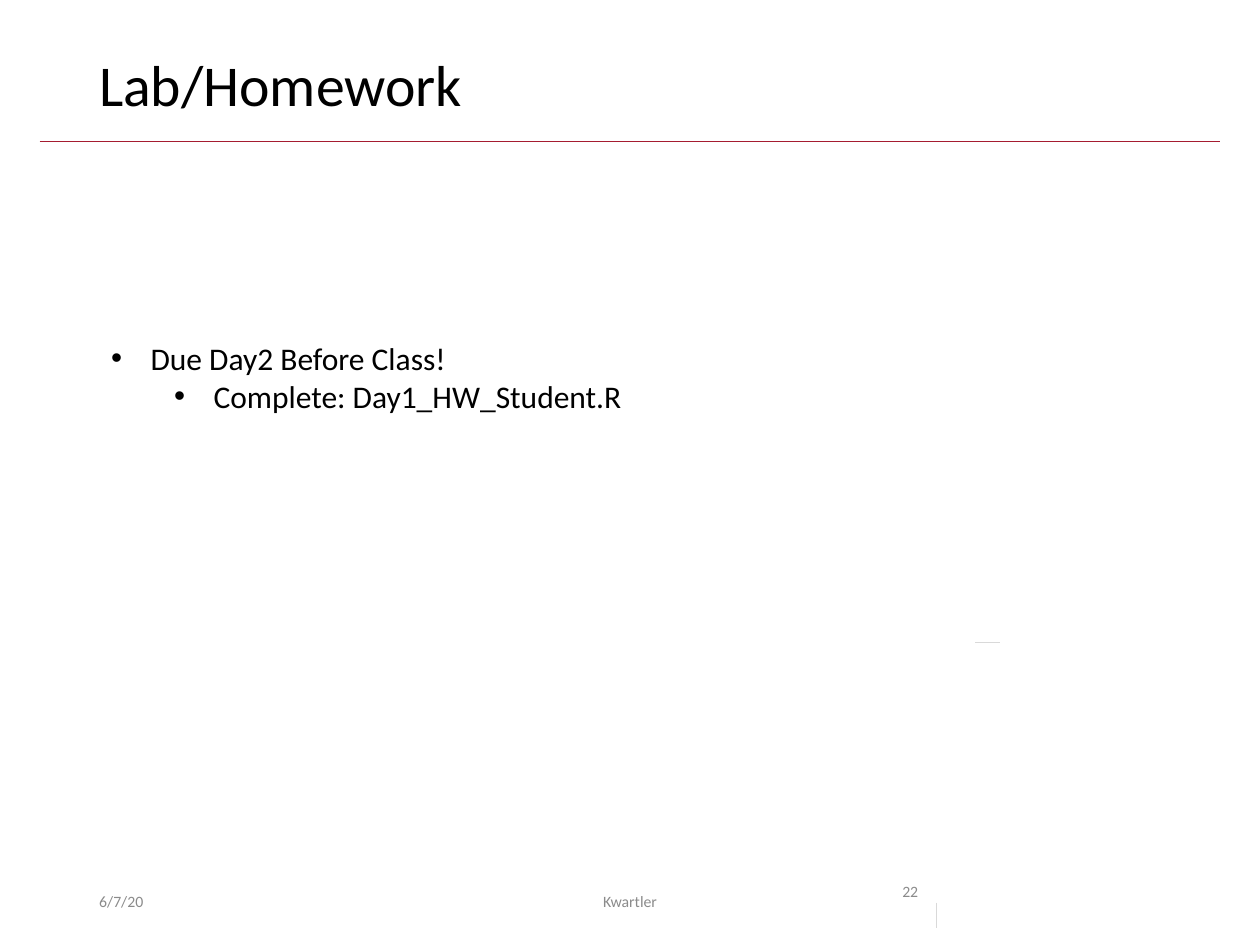
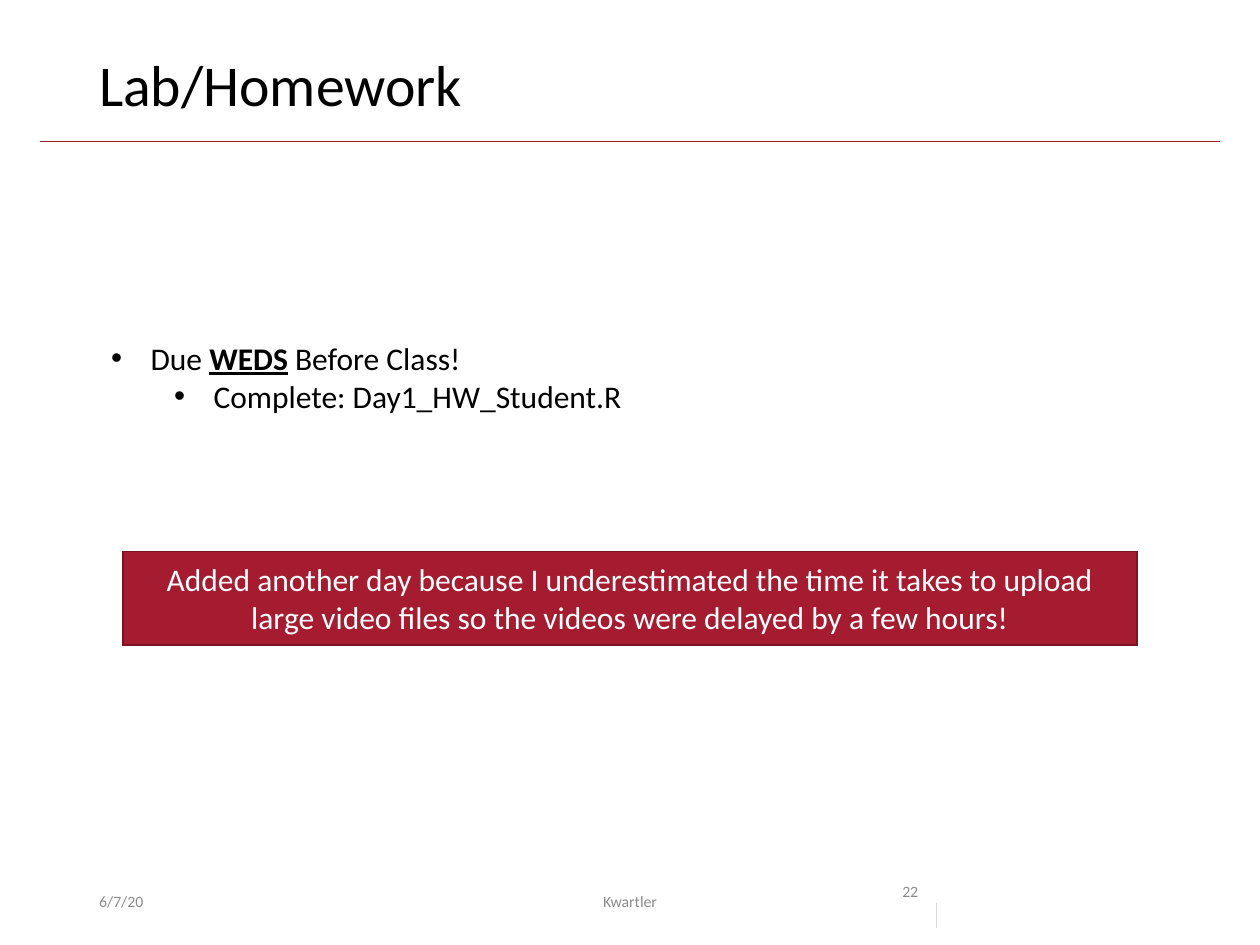
Before and after one commit to kwartler/GSERM_Text_Remote_student, a slide deck: slide 22 of lessons/A_Setup_Intro_Basics/Day1_vid6.pptx. Drawn at 1260x945 pixels with LibreOffice and Linux fonts; fonts in the diff are those of the drawing; background and template pictures are left out. Boxes give left, top, right and bottom in pixels: in the first picture for what was removed or moved away, otherwise in the second. Text is boxed around its words. In the diff, an @@ line names an element or a change of style, - is before the commit and + after.

Commit message:
update pptx slides to reduce video lengths

```diff
--- a/lessons/A_Setup_Intro_Basics/Day1_vid6.pptx
+++ b/lessons/A_Setup_Intro_Basics/Day1_vid6.pptx
@@ text at [151,348,460,375]: text changed @@
-• Due Day2 Before Class!
+• Due WEDS Before Class!
@@ rectangle added at [122,552,1137,645], fill #A51C30, outline #7A1524 1 pt, 18 pt, text #FFFFFF @@
+Added another day because I underestimated the time it takes to upload large video files so the videos were delayed by a few hours!
@@ line removed from (975, 643) to (1000, 643) @@
```
Also in this commit, not shown: 1 other file.
